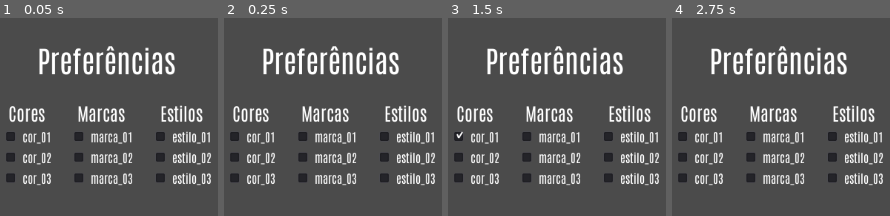
Above: before the commit, frames 1-4 (left to right).
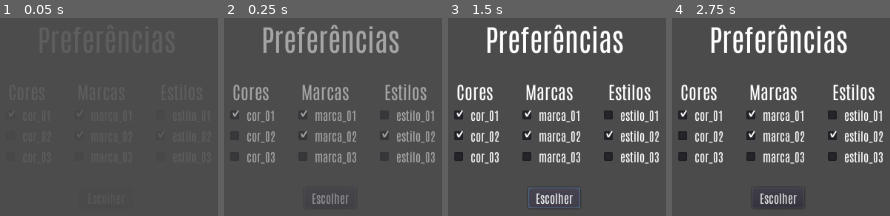
Above: after the commit, the same moments.

Repository: ViniciusMeirelles/Narniotron
Game: Godot game, scene res://Espelho/Interface/TelaPreferencias.tscn
Two runs of this game, one before a commit and one after it. Both use one fixed random seed, a clock stepped at 60 frames per second and the inputs below. The project has no main scene, so this scene is started directly.
Inputs (mouse positions are in pixels of both pictures, inside the frame that each line leads up to):
- Up to frame 1 (0.05 s): no input
- Up to frame 2 (0.25 s): no input
- Up to frame 3 (1.5 s): click (458, 136) at 0.52 s; click (554, 198) at 1.25 s, where only the run after the commit has a clickable "Escolher"
- Up to frame 4 (2.75 s): click (682, 136) at 2.02 s

The runs differ from the first frame. In frame 1, 13% of the frame differs, in the area x 2-97%, y 14-85%; in frame 2, 19%; in frame 3, 19%, in the area x 2-97%, y 3-96%; in frame 4, 19%.

Commit message:
Tela de preferencias funcionando

Diff:
--- a/Espelho/Interface/Scripts/TelaPreferencias.gd
+++ b/Espelho/Interface/Scripts/TelaPreferencias.gd
@@ -12,7 +12,7 @@
 # Esta funcao recebe um array das cores, das marcas e dos estilos que o usuario
 #prefere. Ela ativa as checkboxes de acordo com as preferencias recebidas
 func ativar(cores:Array, marcas:Array, estilos:Array):
-	$AnimationPlayer.play("iniciar")
+	get_node("AnimationPlayer").play("iniciar")
 
 	# Estabelece preferencias
 	# CORES
@@ -53,3 +53,34 @@
 		check_box.pressed = false
 		if estilos.find(nome_estilo) != -1:
 			check_box.pressed = true
+
+
+func _on_BotaoEscolher_button_up():
+	var cores = []
+	var marcas = []
+	var estilos = []
+
+	# CORES
+	for cor in get_node("Preferencias/VBoxContainer/HBoxContainer/Cores").\
+	                                                             get_children():
+		if cor.name!="Label": # Ignora o titulo da sessao
+			if cor.get_node("CheckBox").pressed:
+				cores.push_back(cor.get_node("Label").text)
+
+	# MARCAS
+	for marca in get_node("Preferencias/VBoxContainer/HBoxContainer/Marcas").\
+	                                                             get_children():
+		if marca.name!="Label": # Ignora o titulo da sessao
+			if marca.get_node("CheckBox").pressed:
+				marcas.push_back(marca.get_node("Label").text)
+
+	# ESTILOS
+	for estilo in get_node("Preferencias/VBoxContainer/HBoxContainer/Estilos").\
+	                                                             get_children():
+		if estilo.name!="Label": # Ignora o titulo da sessao
+			if estilo.get_node("CheckBox").pressed:
+				estilos.push_back(estilo.get_node("Label").text)
+
+#	get_parent().usuario_logado.set_cores(cores)
+#	get_parent().usuario_logado.set_marcas(marcas)
+#	get_parent().usuario_logado.set_estilos(estilos)
--- a/Espelho/Interface/TelaPreferencias.tscn
+++ b/Espelho/Interface/TelaPreferencias.tscn
@@ -20,7 +20,7 @@
 
 [sub_resource type="Animation" id=3]
 tracks/0/type = "value"
-tracks/0/path = NodePath("Preferencias:visible")
+tracks/0/path = NodePath(".:visible")
 tracks/0/interp = 1
 tracks/0/loop_wrap = true
 tracks/0/imported = false
@@ -32,7 +32,7 @@
 "values": [ true ]
 }
 tracks/1/type = "value"
-tracks/1/path = NodePath("Preferencias:modulate")
+tracks/1/path = NodePath(".:modulate")
 tracks/1/interp = 1
 tracks/1/loop_wrap = true
 tracks/1/imported = false
@@ -51,6 +51,7 @@
 __meta__ = {
 "_edit_use_anchors_": false
 }
+ativar_teste = true
 
 [node name="Fundo" type="ColorRect" parent="."]
 anchor_right = 1.0
@@ -69,9 +70,9 @@
 
 [node name="VBoxContainer" type="VBoxContainer" parent="Preferencias"]
 margin_left = 398.0
-margin_top = 260.0
+margin_top = 231.0
 margin_right = 681.0
-margin_bottom = 459.0
+margin_bottom = 488.0
 custom_constants/separation = 30
 
 [node name="Titulo" type="Label" parent="Preferencias/VBoxContainer"]
@@ -284,5 +285,18 @@
 custom_fonts/font = ExtResource( 3 )
 text = "estilo_03"
 
+[node name="Botoes" type="CenterContainer" parent="Preferencias/VBoxContainer"]
+margin_top = 229.0
+margin_right = 283.0
+margin_bottom = 257.0
+
+[node name="BotaoEscolher" type="Button" parent="Preferencias/VBoxContainer/Botoes"]
+margin_left = 106.0
+margin_right = 176.0
+margin_bottom = 28.0
+custom_fonts/font = ExtResource( 3 )
+text = " Escolher "
+
 [node name="AnimationPlayer" type="AnimationPlayer" parent="."]
 anims/iniciar = SubResource( 3 )
+[connection signal="button_up" from="Preferencias/VBoxContainer/Botoes/BotaoEscolher" to="." method="_on_BotaoEscolher_button_up"]
